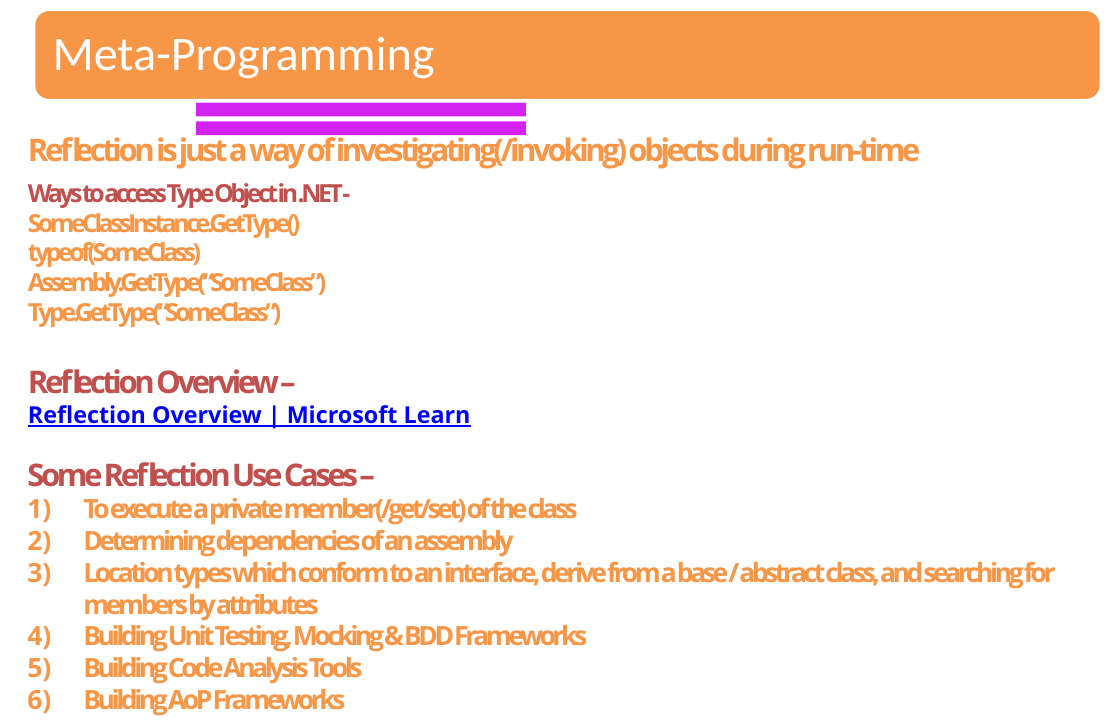
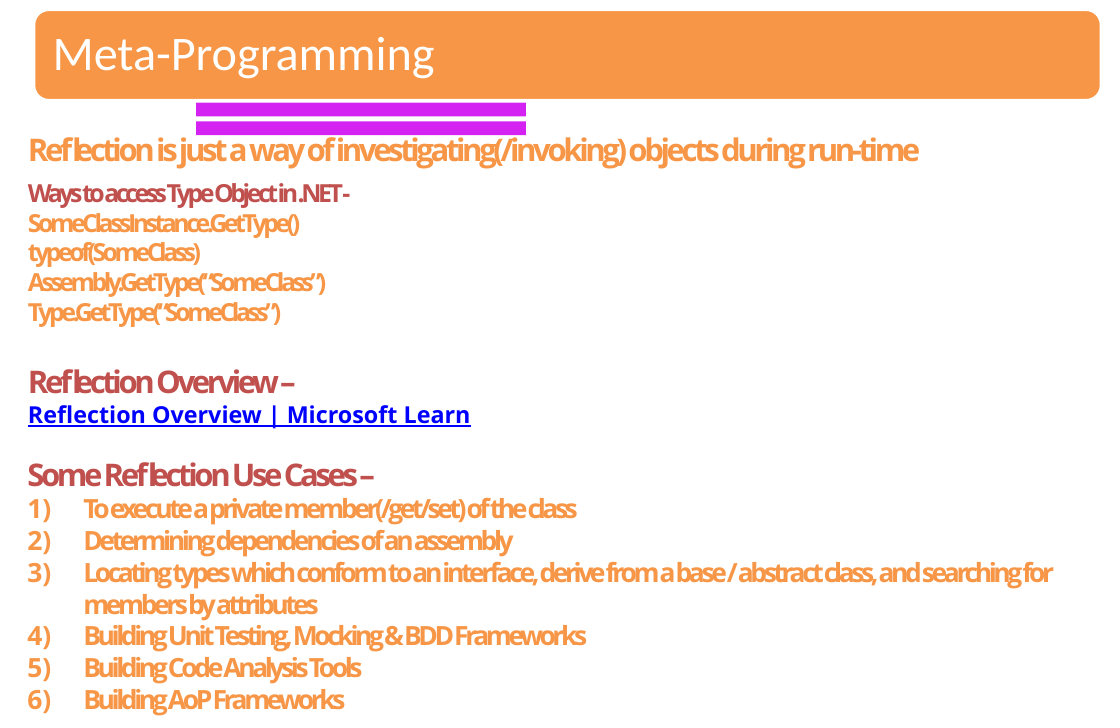
Before and after one commit to sandipray63in/Some_Self_Learning_Decks, a slide deck: slide 73 of Programming Paradigms.pptx. Drawn at 1120x728 pixels with LibreOffice and Linux fonts; fonts in the diff are those of the drawing. Boxes give left, top, right and bottom in pixels: in the first picture for what was removed or moved away, otherwise in the second. Text is boxed around its words. In the diff, an @@ line names an element or a change of style, - is before the commit and + after.

```diff
--- a/Programming Paradigms.pptx
+++ b/Programming Paradigms.pptx
@@ text at (x1=83, y1=562, x2=1054, y2=621): text changed @@
-3) Location types which conform to an interface, derive from a base / abstract class, and searching for members by attributes
+3) Locating types which conform to an interface, derive from a base / abstract class, and searching for members by attributes
```
Also in this commit, not shown: 4 other slides changed.
